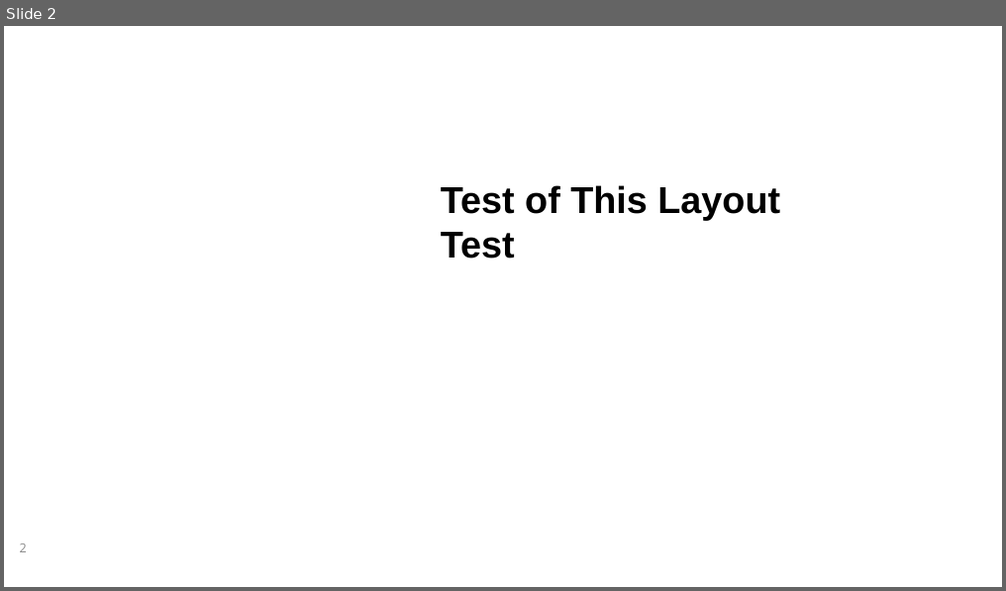
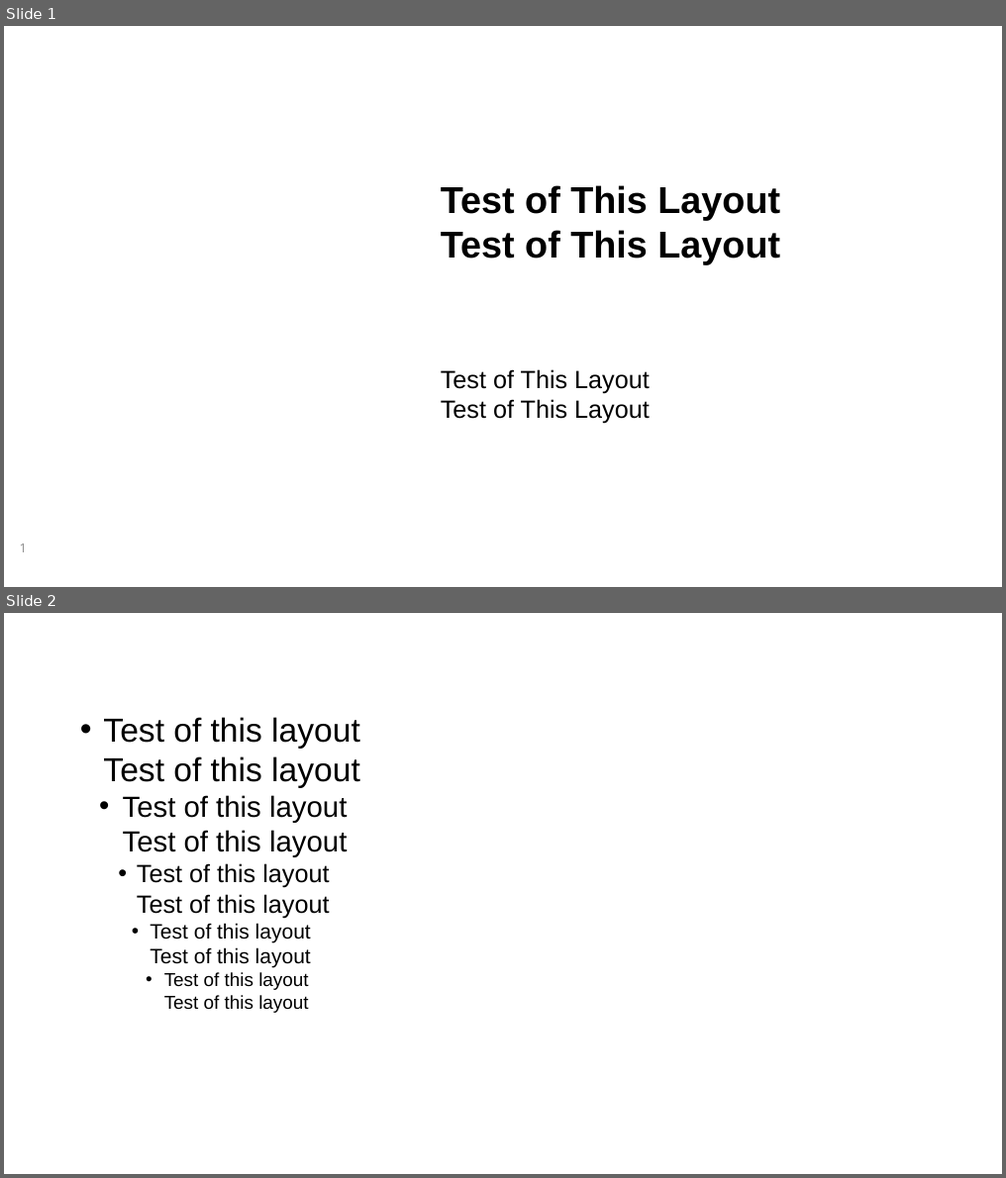
Before and after one commit to jbain-ANDREW/Office-Templates, a slide deck: ECE_PlaidTemplate_v002.pptx. Shown one above the other, each under a label of ours: slide 2 before the commit, slides 1 and 2 after it. The pictures are 1006x591 and 1006x1178 pixels, drawn with LibreOffice and Linux fonts; fonts in the diff are those of the drawing; background and template pictures are left out. Boxes give left, top, right and bottom in pixels: in the first picture for what was removed or moved away, otherwise in the second. Text is boxed around its words. In the diff, an @@ line names an element or a change of style, - is before the commit and + after.

Commit message:
v002 Added test slides

```diff
--- a/ECE_PlaidTemplate_v002.pptx
+++ b/ECE_PlaidTemplate_v002.pptx
@@ slide 2 added at bbox=[4, 613, 1002, 1174], background #FFFFFF @@
@@ text added at bbox=[103, 717, 360, 1013], 32 pt, text #000000 @@
+• Test of this layout
+  Test of this layout
+  • Test of this layout
+    Test of this layout
+    • Test of this layout
+      Test of this layout
+      • Test of this layout
+        Test of this layout
+        • Test of this layout
+          Test of this layout
@@ what was slide 2 is now slide 1 @@
@@ slide 1 changed as well @@
@@ title at bbox=[441, 185, 780, 266]: text changed @@
-Test of This Layout
-Test
+Test of This Layout
+Test of This Layout
@@ text added at bbox=[441, 370, 649, 424], 24 pt, text #000000 @@
+Test of This Layout
+Test of This Layout
@@ page number at bbox=[20, 544, 27, 553]: text changed @@
-2
+1
```
Also in this commit, not shown: 1 other slide added, 1 slide removed.
